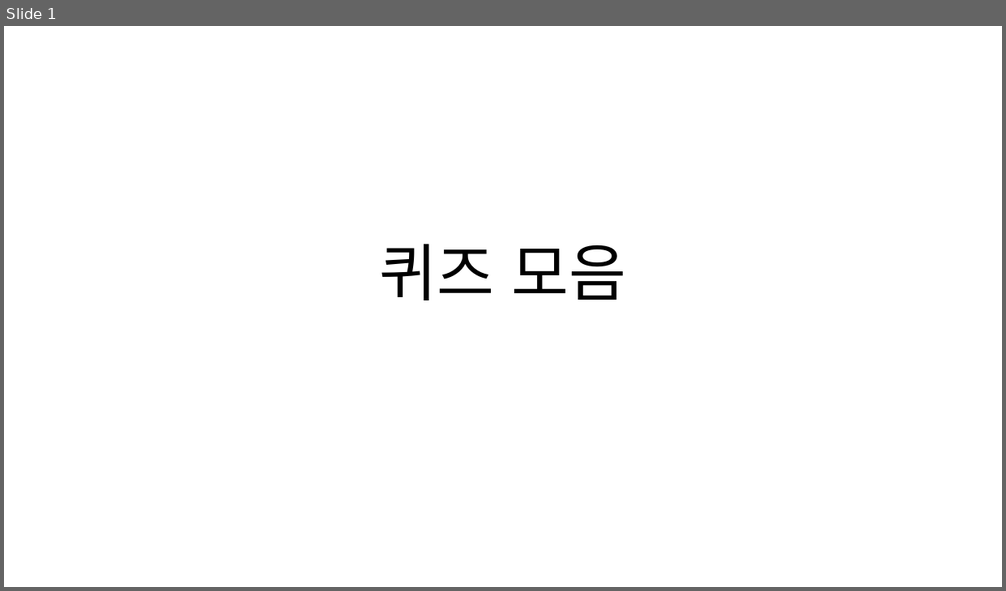
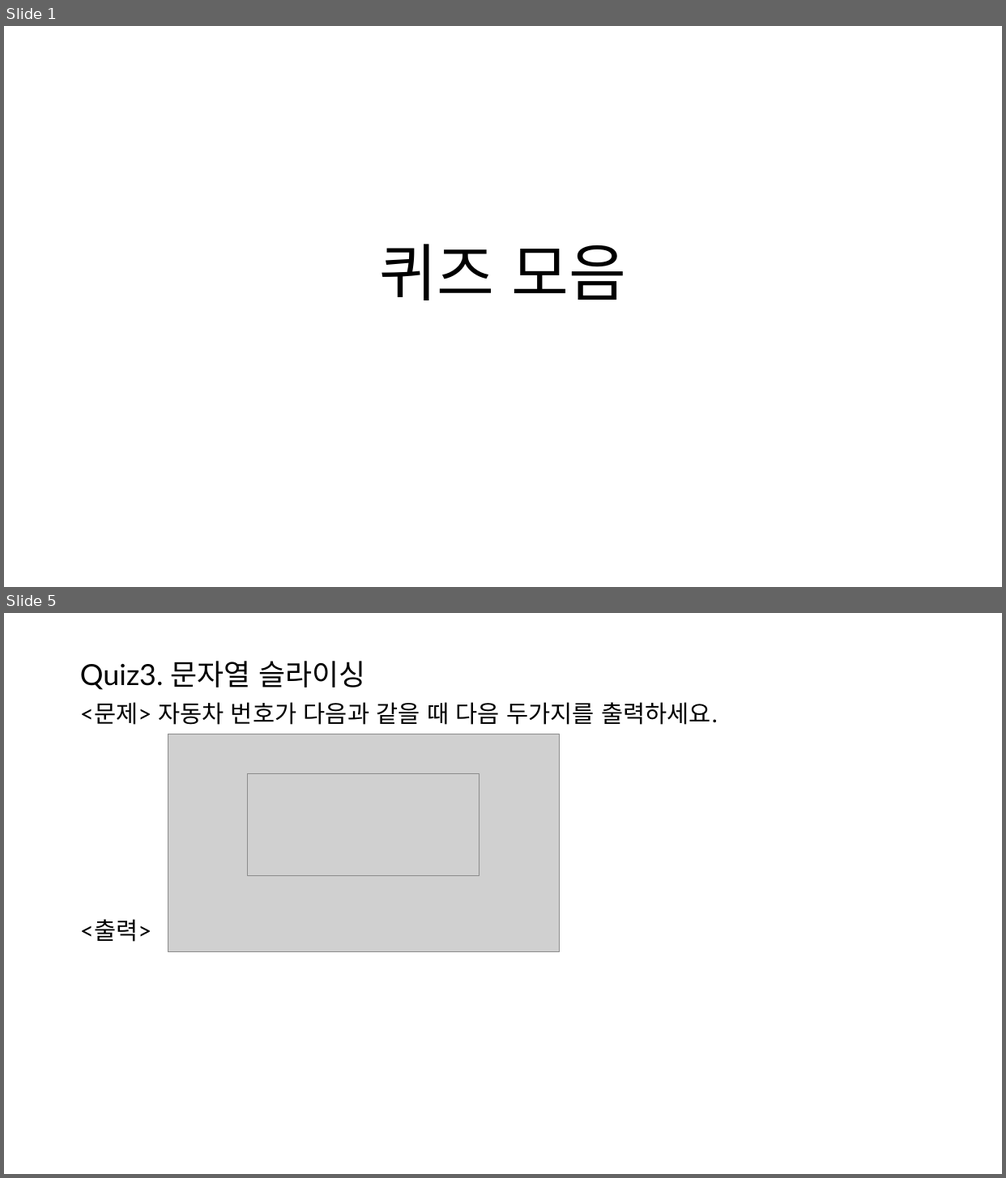
Before and after one commit to HongB1/2022-KHU-Bioinformatics-lab, a slide deck: image_slide/Quiz.pptx. Shown one above the other, each under a label of ours: slide 1 before the commit, slides 1 and 5 after it; the slides between them are not shown. The pictures are 1006x591 and 1006x1178 pixels, drawn with LibreOffice and Linux fonts; fonts in the diff are those of the drawing; grey boxes stand for pictures. Boxes give left, top, right and bottom in pixels: in the first picture for what was removed or moved away, otherwise in the second. Text is boxed around its words. In the diff, an @@ line names an element or a change of style, - is before the commit and + after.

```diff
--- a/image_slide/Quiz.pptx
+++ b/image_slide/Quiz.pptx
@@ slide 5 added at box(4, 613, 1002, 1174), background #FFFFFF @@
@@ text added at box(80, 661, 718, 942), 23 pt, text #000000 @@
+Quiz3. 문자열 슬라이싱
+<문제> 자동차 번호가 다음과 같을 때 다음 두가지를 출력하세요.
+<출력>
@@ picture added at box(168, 734, 559, 952) @@
@@ picture added at box(248, 774, 480, 875) @@
```
Also in this commit, not shown: 36 other slides added, 1 other file.
